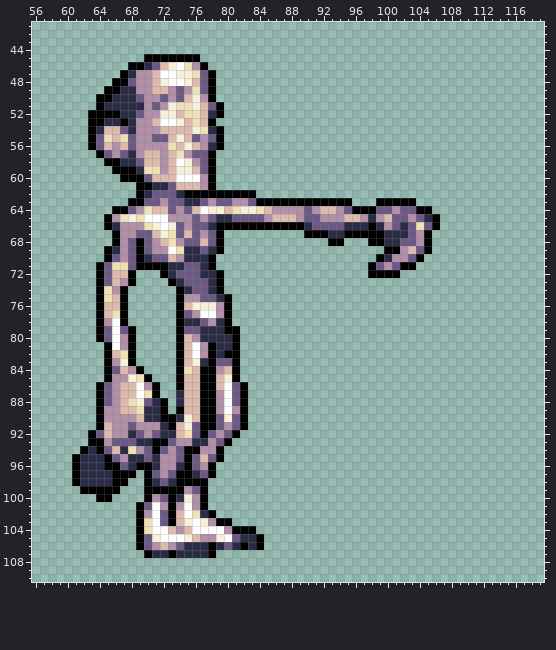
Sprite sheet: ASSETS/GRAPHICS/ANIMATION/COUILLU/Slap/Slap_Couillu_2.png. This is how it looked before the edit.
The file is 167x111 pixels. Shown: x 56..119, y 41..110.
New version:
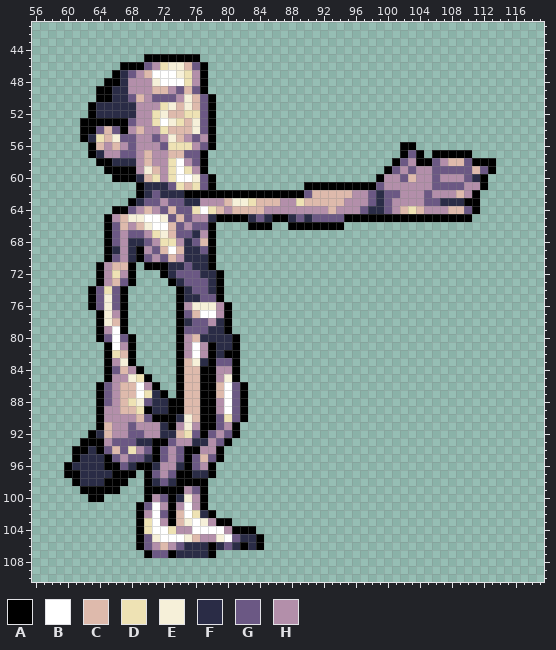
Palette (. is transparent): A #000000  B #ffffff  C #debaac  D #eee2b4  E #f6f0d9  F #2a2c46  G #6b5884  H #b38faa
Changes in this commit:
y 46: x 67 . -> A; x 70..72 FGC -> GHD; x 74..76 BDH -> ECG
y 47: x 66..68 .AF -> AFG; x 70..71 HC -> CB; x 75..78 EDGA -> DHA.
y 48: x 65 . -> A; x 67..68 AG -> FH; x 71..72 CE -> EB; x 75..78 ECGA -> DHA.
y 49: x 64 . -> A; x 66 A -> F; x 68 F -> H; x 75..78 HDGA -> CGA.
y 50: x 68..69 FG -> GC; x 71 H -> G; x 73..77 HGCEH -> GHECG
y 51: x 63..64 .A -> AF; x 69 F -> H; x 71..72 GH -> HD; x 74..79 DDECGA -> CECGA.
y 52: x 64..66 AAA -> FFF; x 69 G -> H; x 71 H -> D; x 73 E -> C; x 77..79 CFA -> GA.
y 53: x 62 . -> A; x 65..66 FF -> AA; x 68 F -> G; x 71 C -> D; x 73..74 BE -> ED; x 76..77 DC -> EG
y 54: x 62 . -> A; x 64 F -> G; x 66..69 CGFH -> GAHC; x 72 C -> D; x 77..79 DFA -> GA.
y 55: x 62..67 .AGDCD -> AFDCEG; x 72..75 GCEC -> HECH; x 78..79 GA -> A.
y 56: x 64..67 GCHC -> CHCH; x 72 H -> G; x 74..79 CECHFA -> DDHGA.; x 102..103 .. -> AA
y 57: x 63..65 .AG -> AFH; x 68 F -> G; x 71 C -> H; x 74..75 DH -> CG; x 77..78 GA -> A.; x 102..104 ... -> AGA; x 106..110 ..... -> AAAAA
y 58: x 64 . -> A; x 66 A -> F; x 69 G -> H; x 71 C -> H; x 73 C -> D; x 75..78 EHGA -> HGA.; x 101..113 ............. -> AGHAAGHCCGAAA
y 59: x 65 . -> A; x 69..71 FDD -> HEC; x 73..78 CEECGA -> DBDHA.; x 100..113 .............. -> AGHGHHGGGGGCGA
y 60: x 66 . -> A; x 69..73 AGCCC -> FCDHD; x 76..77 BH -> EG; x 99..112 .............. -> AHHGCHHGHHHGFA
y 61: x 70 A -> F; x 74 C -> D; x 76..77 CH -> DG; x 90..112 ....................... -> AAAAAAAAAGHHHHHHGGGGHHA
y 62: x 72..73 GG -> FF; x 84..111 ............................ -> AAAAAAGCCCCCHHGFGGHHHGHHHCHA
y 63: x 69 A -> F; x 77 G -> H; x 79..111 GGHHGAAAAAAAAAAAA...AAAAA........ -> HCEEDCCCHHDCCCCCHHHGFGHHHHGGFFFAA
y 64: x 70..74 DCCGH -> CHGCG; x 76 C -> D; x 78..85 EECDEEDC -> DCHCCCCH; x 90 G -> H; x 92 C -> H; x 95..99 GAAAG -> HHGFF; x 102..111 GGAA...... -> CDCHHHCCGA
y 65: x 67 D -> C; x 69 D -> E; x 72..76 BHHHG -> EGCGH; x 78..83 GFFGGG -> FAAAAF; x 85..90 HCCCHG -> FAAFGF; x 92..105 HHHCCHFHCGGHGF -> GGGAAAAAAAAAAA; x 107..110 .... -> AAAA
y 66: x 66..67 FH -> GC; x 69..71 HDE -> CEB; x 73 E -> C; x 78..82 FAAAA -> A....; x 86..87 AA -> ..; x 90..106 FGGGGFFFAFHGFGDGA -> AAAAA............
y 67: x 65..66 .A -> AG; x 68 H -> G; x 70..71 GC -> HD; x 73 D -> C; x 75..76 CG -> GF; x 78..79 GA -> A.; x 90..105 AAAFFAAAAAFFFGHA -> ................
y 68: x 65..66 .A -> AG; x 68..69 GA -> FF; x 72 C -> D; x 75 G -> F; x 78..79 GA -> A.; x 93..94 AA -> ..; x 98..105 AAFFGGHA -> ........
y 69: x 68 G -> F; x 70..72 GHH -> HGC; x 74 D -> C; x 78..79 FA -> A.; x 100..105 AAHCGA -> ......
y 70: x 68 G -> F; x 70..71 FG -> GH; x 99..104 AFHHGA -> ......
y 71: x 65..69 GDDGA -> HCCA.; x 76 G -> F; x 98..103 AGHGAA -> ......
y 72: x 65..67 GCC -> HDH; x 98..101 AAAA -> ....
y 73: x 65 G -> H; x 67 H -> G
y 74: x 63..64 .A -> AG; x 66 H -> G
y 75: x 63..66 .ADC -> AGEG; x 75..76 HH -> FF; x 79..80 FA -> A.
y 76: x 63..66 .ACC -> AGEG; x 75 C -> H
y 77: x 65..66 CD -> EH; x 76 H -> C
y 78: x 65..66 HB -> EC; x 76 F -> G
y 79: x 65 G -> H; x 67..68 GA -> A.; x 77 F -> G; x 81 A -> .
y 80: x 67 H -> G; x 75..76 CH -> HC
y 81: x 75 C -> H
y 82: x 66..67 CD -> DC; x 75 C -> H
y 84: x 75 D -> C; x 80 C -> H
y 85: x 79 C -> H
y 87: x 71..72 A. -> FA; x 74 F -> A; x 79 H -> C
y 88: x 72..74 A.F -> FAA
y 89: x 70 F -> A; x 72..73 A. -> FA; x 81 H -> G
y 90: x 70..71 FF -> GA; x 80 E -> D
y 91: x 74 C -> H; x 76 G -> H; x 81..82 GA -> A.
y 92: x 64 G -> F; x 68 F -> G; x 71 G -> H
y 93: x 62 . -> A
y 94: x 61 . -> A; x 67 F -> G
y 95: x 68..72 FFGFH -> GGFAG
y 96: x 60..61 .A -> AF
y 97: x 60 . -> A; x 77 G -> F
y 98: x 65 F -> A
y 100: x 63 . -> A; x 65 A -> .
y 103: x 72 G -> H
y 104: x 73 C -> D; x 75 C -> H
y 107: x 71..72 FF -> GG
Pixel boxes of the changes (left, top, right, bottom) in both pictures:
changed: (64, 62, 496, 502)
changed: (152, 518, 192, 558)
